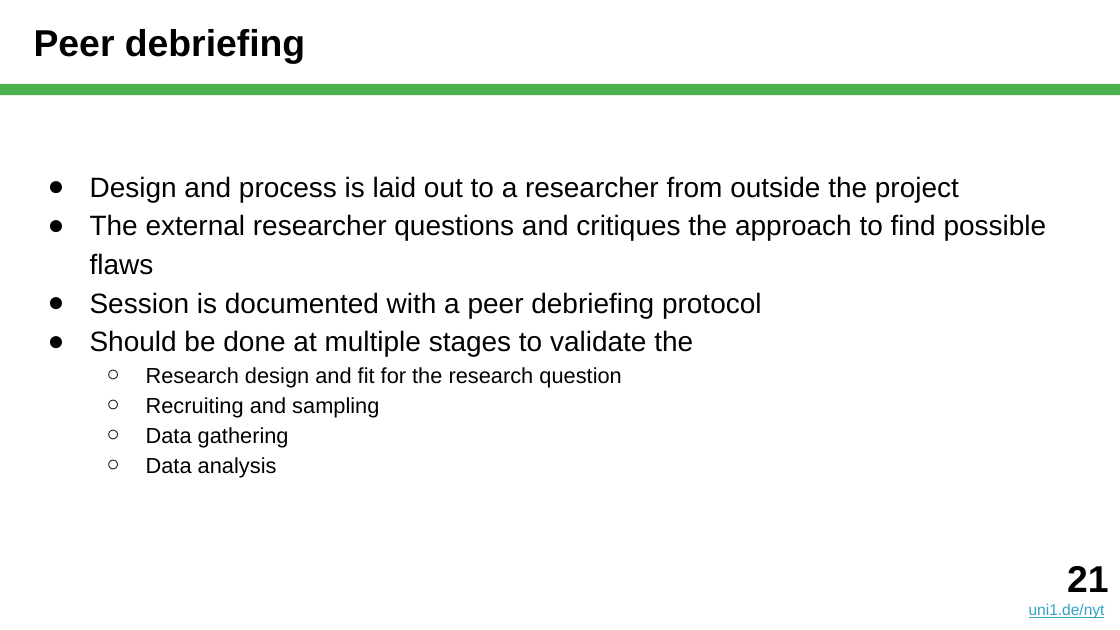
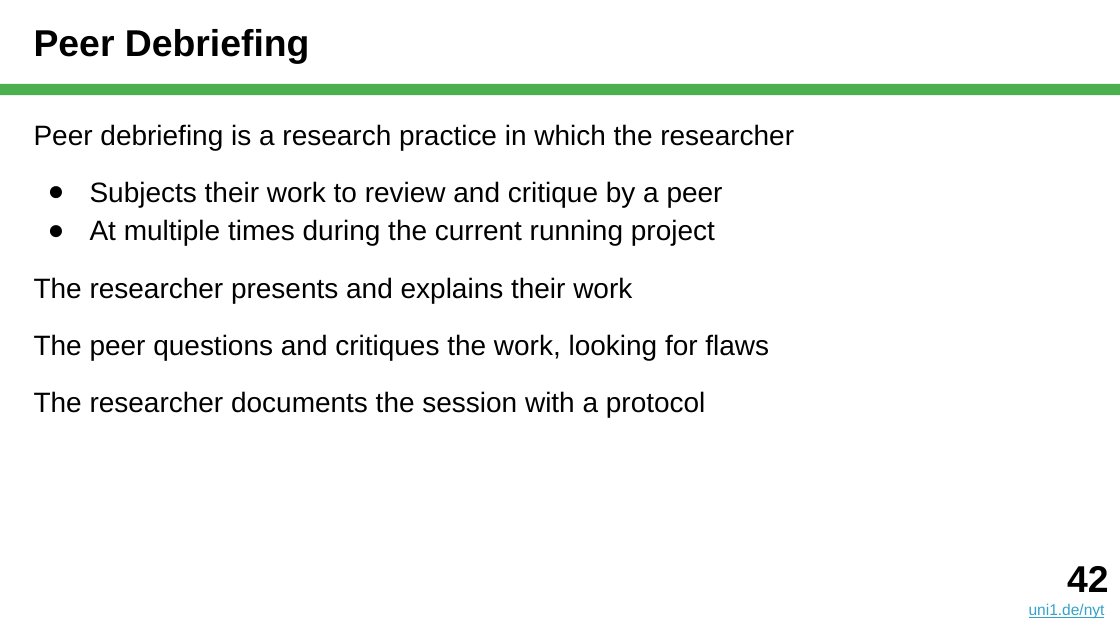
Before and after one commit to dirkriehle/nyt-course, a slide deck: slide 42 of Lecture slides/NYT B03 - Qualitative Data Analysis.pptx (slide 21 before the commit). Drawn at 1120x630 pixels with LibreOffice and Linux fonts; fonts in the diff are those of the drawing. Boxes give left, top, right and bottom in pixels: in the first picture for what was removed or moved away, otherwise in the second. Text is boxed around its words. In the diff, an @@ line names an element or a change of style, - is before the commit and + after.

```diff
--- a/Lecture slides/NYT B03 - Qualitative Data Analysis.pptx
+++ b/Lecture slides/NYT B03 - Qualitative Data Analysis.pptx
@@ title at (34,29,309,64): text changed @@
-Peer debriefing
+Peer Debriefing
@@ text at (34,124,794,417): text changed @@
-● Design and process is laid out to a researcher from outside the project
-● The external researcher questions and critiques the approach to find possible flaws
-● Session is documented with a peer debriefing protocol
-● Should be done at multiple stages to validate the
-  ○ Research design and fit for the research question
-  ○ Recruiting and sampling
-  ○ Data gathering
-  ○ Data analysis
+Peer debriefing is a research practice in which the researcher
+● Subjects their work to review and critique by a peer
+● At multiple times during the current running project
+The researcher presents and explains their work
+The peer questions and critiques the work, looking for flaws
+The researcher documents the session with a protocol
@@ text at (1067,566,1108,592): text changed @@
-21
+42
```
Also in this commit, not shown: 14 other slides changed, 40 slides added, 24 slides removed, 3 other files.
